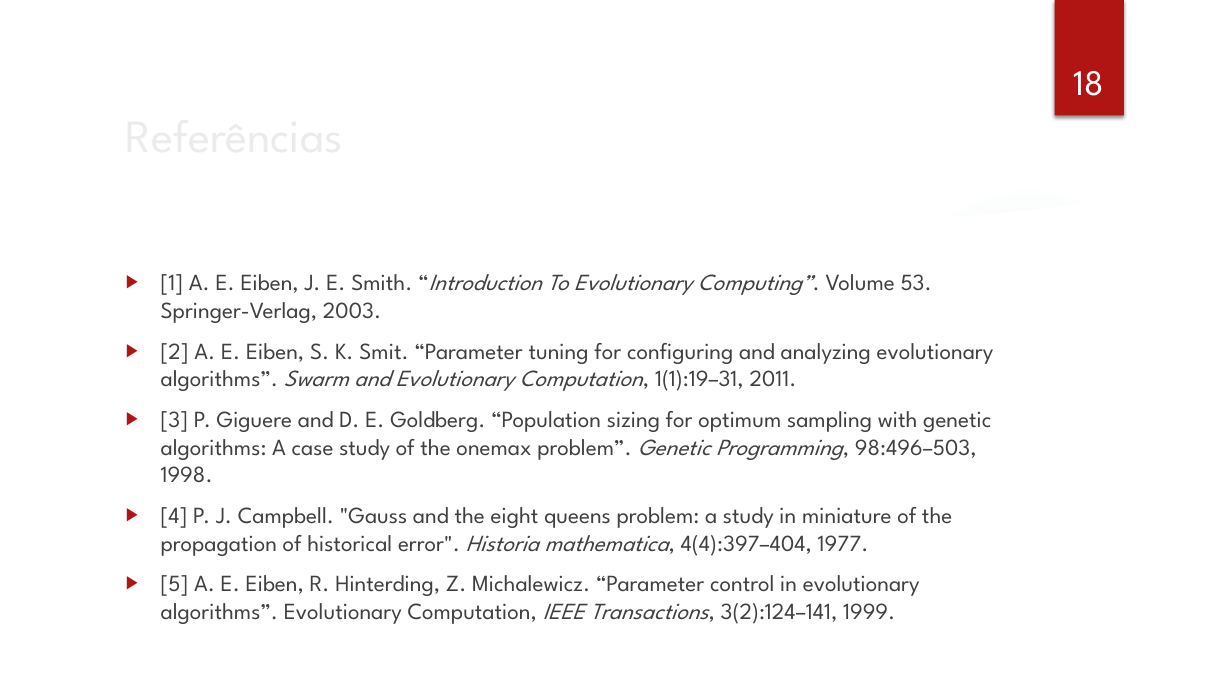
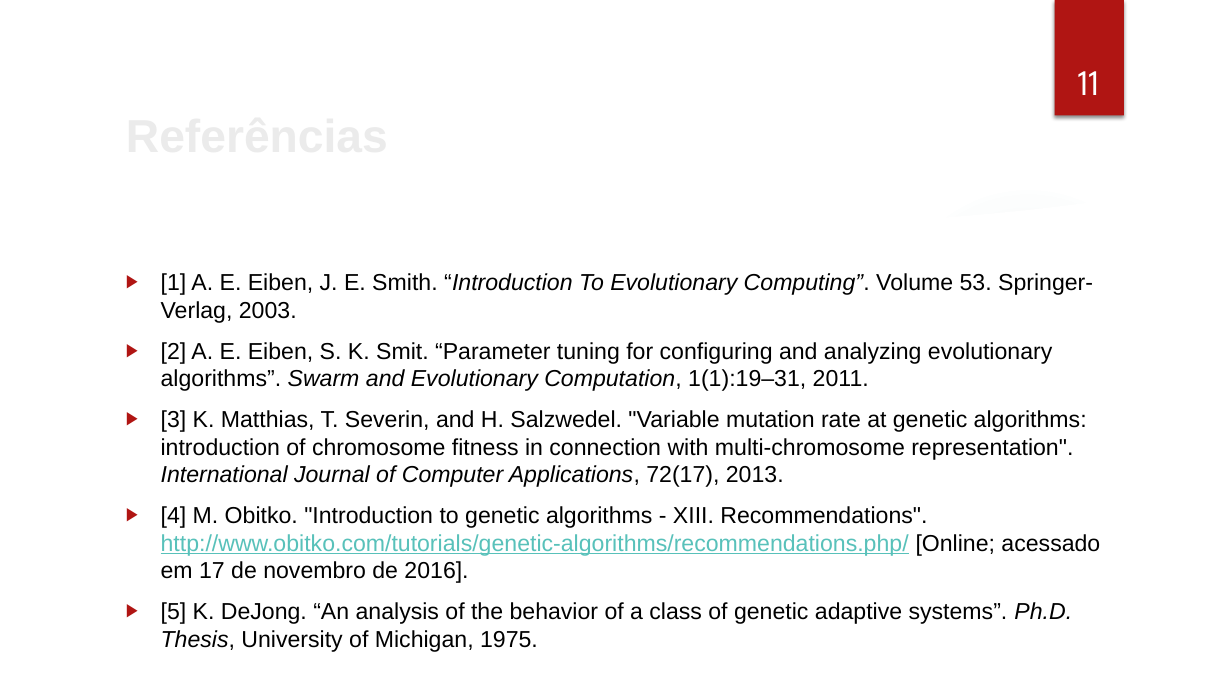
Before and after one commit to cassioss/genetics, a slide deck: slide 12 of presentations/TG2_Apresentacao_Cassio.pptx (slide 19 before the commit). Drawn at 1232x693 pixels with LibreOffice and Linux fonts; fonts in the diff are those of the drawing; background and template pictures are left out. Boxes give left, top, right and bottom in pixels: in the first picture for what was removed or moved away, otherwise in the second. Text is boxed around its words. In the diff, an @@ line names an element or a change of style, - is before the commit and + after.

```diff
--- a/presentations/TG2_Apresentacao_Cassio.pptx
+++ b/presentations/TG2_Apresentacao_Cassio.pptx
@@ page number at (x1=1078, y1=71, x2=1100, y2=95): text changed @@
-18
+11
@@ title "Referências" at (x1=116, y1=98, x2=1008, y2=169): font League Spartan to Arial, bold on @@
@@ text at (x1=161, y1=273, x2=1093, y2=391): font League Spartan to Arial, text colour #404040 to #000000 in "[1] A. E. Eiben, J. E. Smith. ...", "[2] A. E. Eiben, S. K. Smit. ..." @@
@@ text at (x1=161, y1=410, x2=1100, y2=652): text changed; font League Spartan to Arial; text colour #404040 to #000000 @@
-▶ [3] P. Giguere and D. E. Goldberg. “Population sizing for optimum sampling with genetic algorithms: A case study of the onemax problem”. Genetic Programming, 98:496–503, 1998.
-▶ [4] P. J. Campbell. "Gauss and the eight queens problem: a study in miniature of the propagation of historical error". Historia mathematica, 4(4):397–404, 1977.
-▶ [5] A. E. Eiben, R. Hinterding, Z. Michalewicz. “Parameter control in evolutionary algorithms”. Evolutionary Computation, IEEE Transactions, 3(2):124–141, 1999.
+▶ [3] K. Matthias, T. Severin, and H. Salzwedel. "Variable mutation rate at genetic algorithms: introduction of chromosome fitness in connection with multi-chromosome representation". International Journal of Computer Applications, 72(17), 2013.
+▶ [4] M. Obitko. "Introduction to genetic algorithms - XIII. Recommendations". http://www.obitko.com/tutorials/genetic-algorithms/recommendations.php/ [Online; acessado em 17 de novembro de 2016].
+▶ [5] K. DeJong. “An analysis of the behavior of a class of genetic adaptive systems”. Ph.D. Thesis, University of Michigan, 1975.
```
Also in this commit, not shown: 2 other slides changed, 4 slides added, 11 slides removed, 6 other files.
